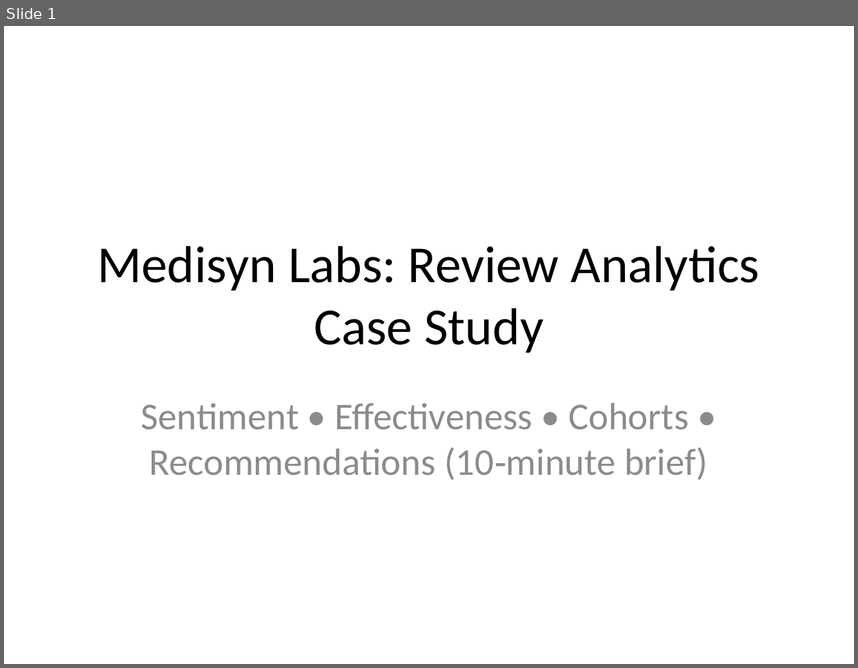
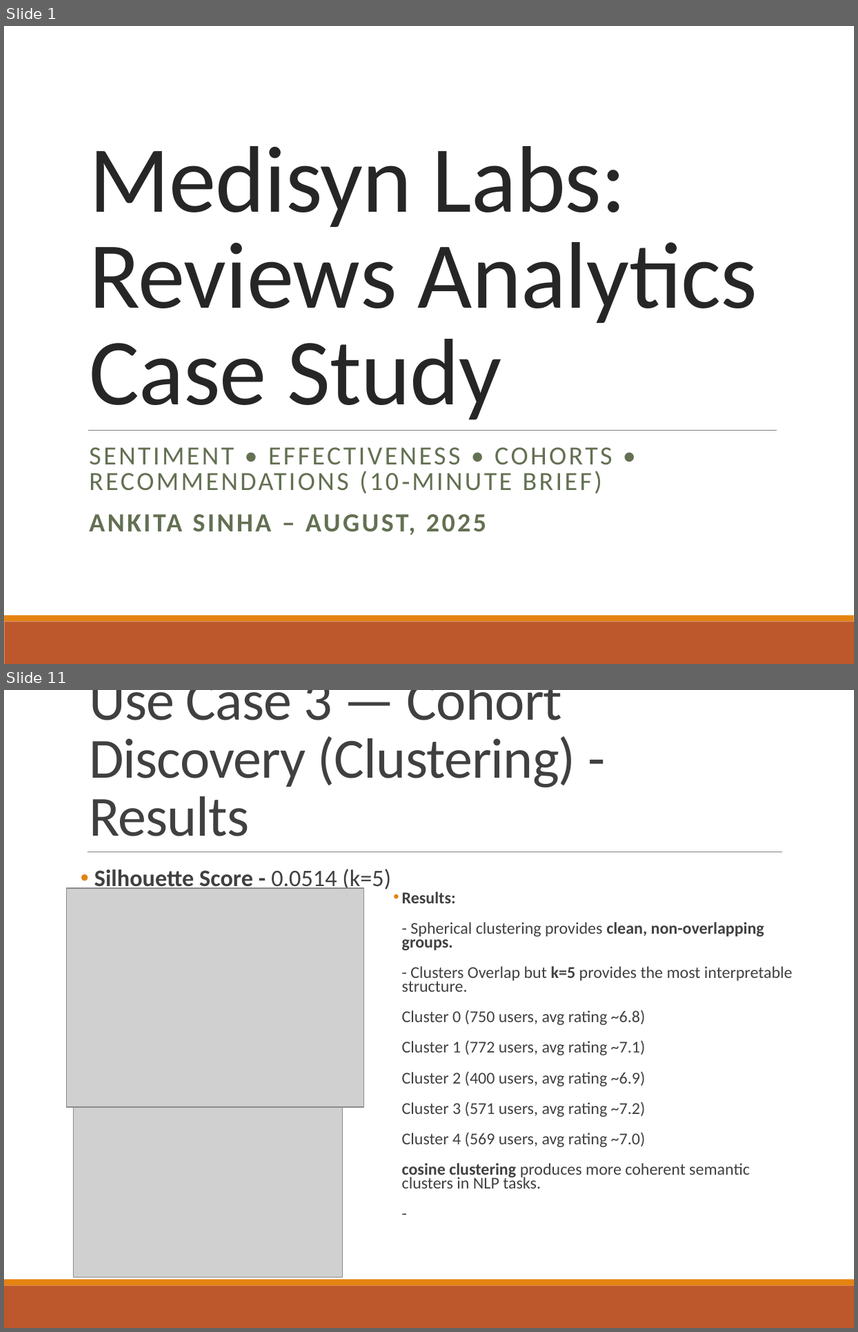
Before and after one commit to ankita-ai/MedisynLabsCaseStudy, a slide deck: Medisyn_Case_Study_4_Use_Cases.pptx. Shown one above the other, each under a label of ours: slide 1 before the commit, slides 1 and 11 after it; the slides between them are not shown. The pictures are 858x668 and 858x1332 pixels, drawn with LibreOffice and Linux fonts; fonts in the diff are those of the drawing; grey boxes stand for pictures. Boxes give left, top, right and bottom in pixels: in the first picture for what was removed or moved away, otherwise in the second. Text is boxed around its words. In the diff, an @@ line names an element or a change of style, - is before the commit and + after.

```diff
--- a/Medisyn_Case_Study_4_Use_Cases.pptx
+++ b/Medisyn_Case_Study_4_Use_Cases.pptx
@@ slide 11 added at [4,690,854,1328], background #FFFFFF; not listed: 2 template elements that a slide beside it also shows @@
@@ title added at [89,690,576,836], 48 pt, text #404040 @@
+Use Case 3 — Cohort Discovery (Clustering) - Results
@@ line added from (87, 851) to (782, 851), #808080 0.5 pt @@
@@ text added at [94,869,391,892], 20 pt, text #404040, bold @@
+• Silhouette Score - 0.0514 (k=5)
@@ picture added at [66,888,363,1107] @@
@@ text added at [402,891,793,1188], 14 pt, text #404040 @@
+• Results:
+  - Spherical clustering provides clean, non-overlapping groups.
+  - Clusters Overlap but k=5 provides the most interpretable structure.
+  Cluster 0 (750 users, avg rating ~6.8)
+  Cluster 1 (772 users, avg rating ~7.1)
+  Cluster 2 (400 users, avg rating ~6.9)
+  Cluster 3 (571 users, avg rating ~7.2)
+  Cluster 4 (569 users, avg rating ~7.0)
+  cosine clustering produces more coherent semantic clusters in NLP tasks.
+  -
@@ picture added at [74,1089,342,1277] @@
@@ slide 1 changed as well @@
@@ title "Medisyn Labs: Reviews Analytics Case ..." at [89,146,758,419]: vertical alignment middle to bottom @@
@@ title at [89,146,758,419]: text changed; size 44 to 80 pt; text colour #000000 to #262626 @@
-Medisyn Labs: Review Analytics Case Study
+Medisyn Labs: Reviews Analytics Case Study
@@ line added from (88, 430) to (777, 430), #808080 0.5 pt @@
@@ subtitle at [89,447,612,535]: text changed; size 32 to 22.2 pt; text colour #8C8C8C to #637052 @@
-Sentiment • Effectiveness • Cohorts • Recommendations (10‑minute brief)
+SENTIMENT • EFFECTIVENESS • COHORTS • RECOMMENDATIONS (10‑MINUTE BRIEF)
+ANKITA SINHA – AUGUST, 2025
@@ rectangle added at [4,621,854,664], fill #BD582C @@
@@ rectangle added at [4,615,854,621], fill #E48312 @@
```
Also in this commit, not shown: 8 other slides changed, 6 other slides added, 1 slide removed.
